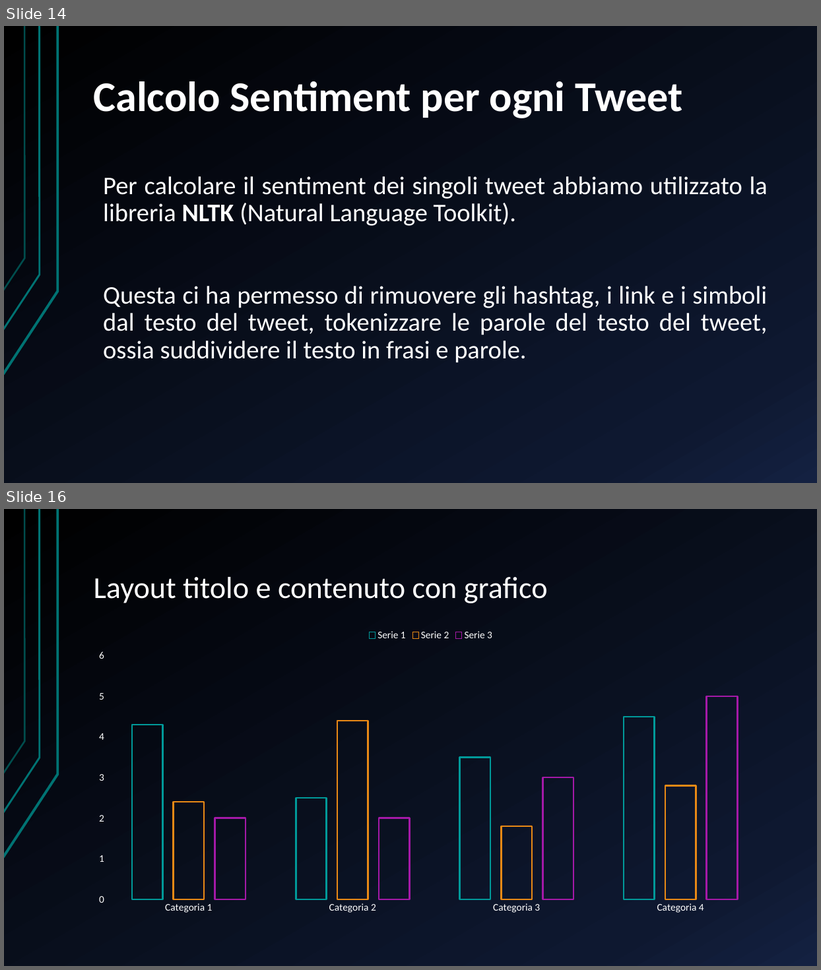
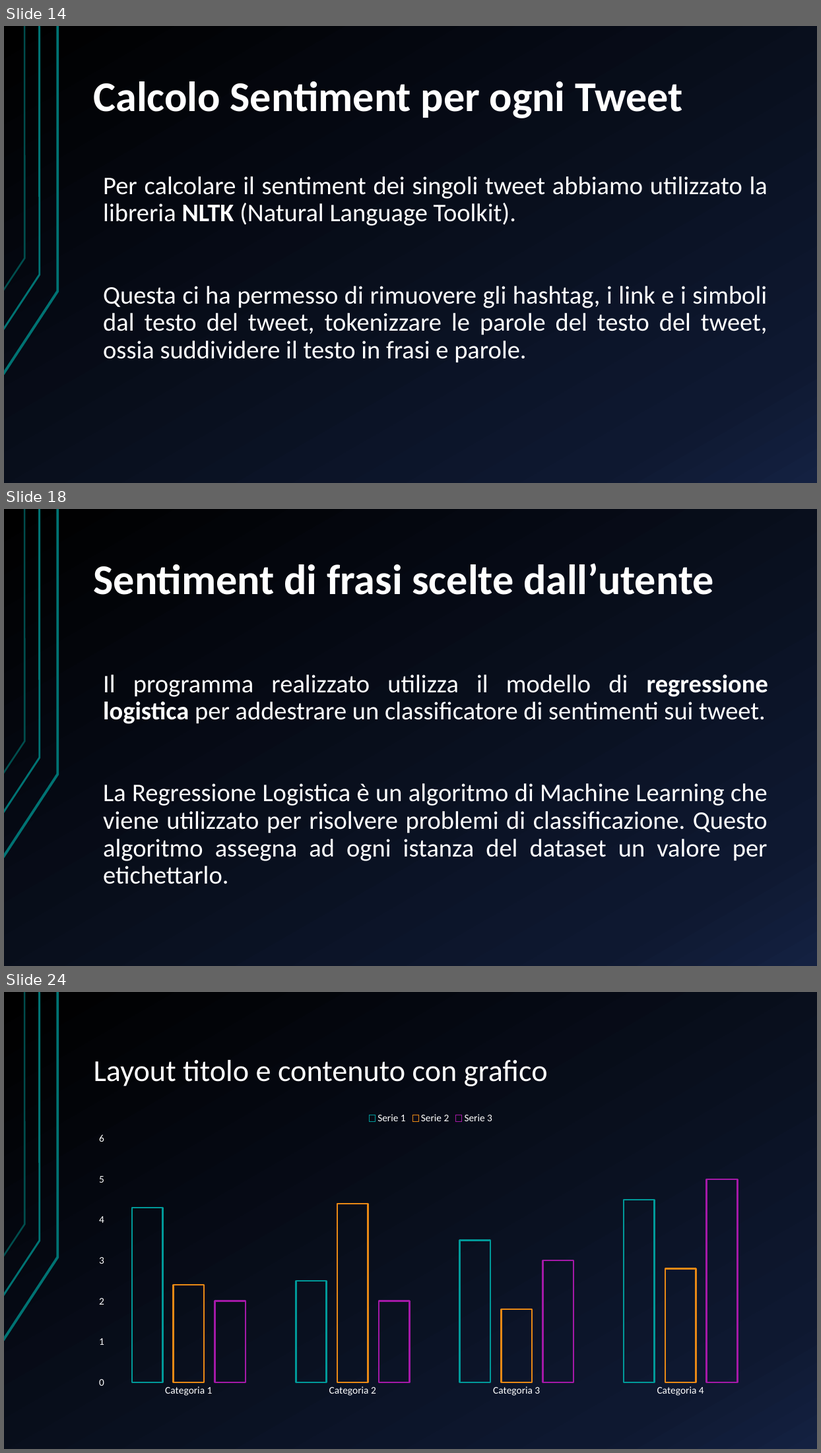
Before and after one commit to DanieleCampopiano/Semantic-Intelligence, a slide deck: Presentazione/Presentazione Progetto.pptx. Shown one above the other, each under a label of ours: slides 14 and 16 before the commit, slides 14, 18 and 24 after it; the slides between them are not shown. The pictures are 821x970 and 821x1453 pixels, drawn with LibreOffice and Linux fonts; fonts in the diff are those of the drawing. Boxes give left, top, right and bottom in pixels: in the first picture for what was removed or moved away, otherwise in the second. Text is boxed around its words. In the diff, an @@ line names an element or a change of style, - is before the commit and + after.

```diff
--- a/Presentazione/Presentazione Progetto.pptx
+++ b/Presentazione/Presentazione Progetto.pptx
@@ slide 18 added at [4, 509, 817, 966], background gradient #000000 to #0F1931 to #142242; not listed: 3 template elements that a slide beside it also shows @@
@@ title added at [94, 563, 714, 595], 50 pt, text #FFFFFF, bold @@
+Sentiment di frasi scelte dall’utente
@@ text added at [103, 675, 768, 885], 30 pt, text #FFFFFF @@
+Il programma realizzato utilizza il modello di regressione logistica per addestrare un classificatore di sentimenti sui tweet.
+La Regressione Logistica è un algoritmo di Machine Learning che viene utilizzato per risolvere problemi di classificazione. Questo algoritmo assegna ad ogni istanza del dataset un valore per etichettarlo.
@@ what was slide 16 is now slide 24 @@
```
Also in this commit, not shown: 1 slide changed, 7 other slides added, 4 other files.
